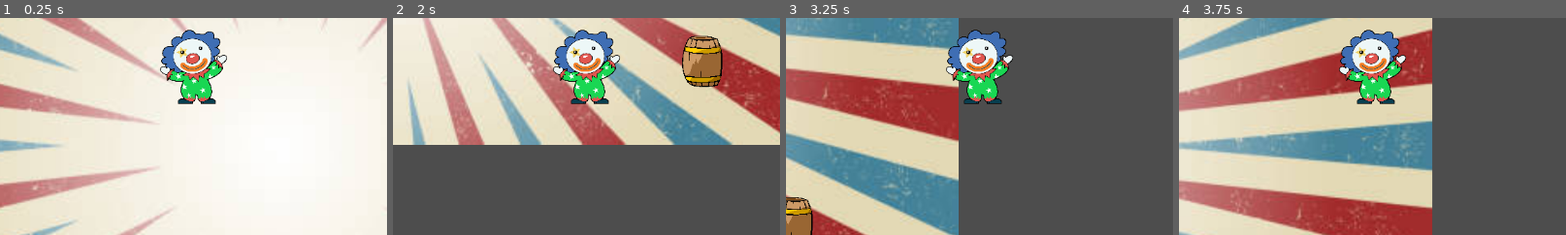
Above: before the commit, frames 1-4 (left to right).
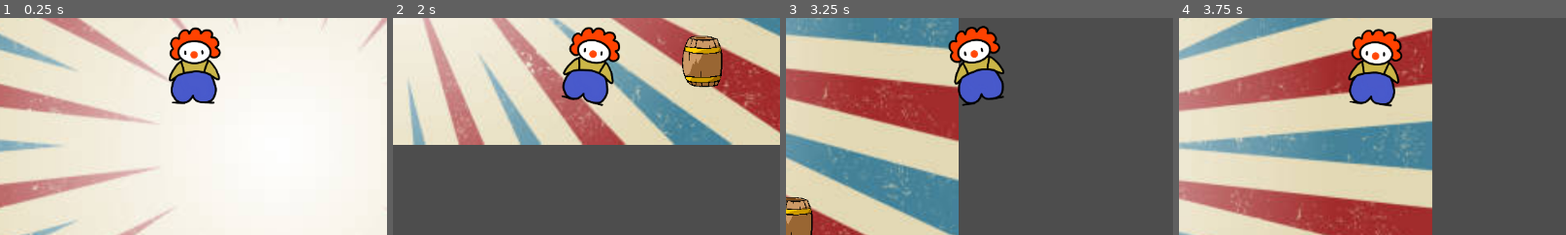
Above: after the commit, the same moments.

Repository: dillpret/ggj2024
Game: Godot game, scene res://scenes/game.tscn
Two runs of this game, one before a commit and one after it. Both use one fixed random seed, a clock stepped at 60 frames per second and the inputs below.
Inputs (mouse positions are % of the whole screen's width and height, from its top left):
- Up to frame 1 (0.25 s): no input
- Up to frame 2 (2 s): move the mouse to (72, 45) at 0.52 s; hold D (move_right) 0.53-1.28 s; click (72, 45) at 0.6 s; move the mouse to (30, 55) at 1.27 s; hold S (move_down) from 1.28 s (still down); click (30, 55) at 1.35 s
- Up to frame 3 (3.25 s): move the mouse to (60, 28) at 2.02 s; release S (move_down) at 2.03 s; hold D (move_right) 2.03-2.78 s; click (60, 28) at 2.1 s; move the mouse to (45, 70) at 2.77 s; hold W (move_up) from 2.78 s (still down); click (45, 70) at 2.85 s
- Up to frame 4 (3.75 s): move the mouse to (80, 65) at 3.52 s; release W (move_up) at 3.53 s; hold A (move_left) from 3.53 s (still down); click (80, 65) at 3.6 s
The pictures show only the part of the screen within x 25-75%, y 39-89%; the shares and areas given below are measured in that part.

The runs differ from the first frame. In frame 1, 4.1% of the frame differs, in the area x 41-59%, y 4-40%; in frame 2, 4.4%, in the area x 41-59%, y 4-41%; in frame 3, 4.3%; in frame 4, 4.3%.

Commit message:
added player animations

Diff:
--- a/entities/player/player.gd
+++ b/entities/player/player.gd
@@ -8,6 +8,11 @@
 	var direction = Input.get_vector("move_left", "move_right", "move_up", "move_down")
 	velocity = direction * move_speed
 	move_and_slide()
+
+	if velocity.length() > 0.0:
+		%PlayerVisuals.play_run_animation()
+	else:
+		%PlayerVisuals.play_idle_animation()
 
 func get_pie_velocity() -> Vector2:
 	var mouse_pos = get_global_mouse_position()
--- a/entities/player/player.tscn
+++ b/entities/player/player.tscn
@@ -1,27 +1,33 @@
-[gd_scene load_steps=5 format=3 uid="uid://b588fenf8ax6"]
+[gd_scene load_steps=6 format=3 uid="uid://b588fenf8ax6"]
 
 [ext_resource type="Texture2D" uid="uid://qcqa640ad6rk" path="res://assets/sprites/player/33-332282_clown-free-to-use-clipart-clown.png" id="1_f61eb"]
 [ext_resource type="Script" path="res://entities/player/player.gd" id="1_gitli"]
 [ext_resource type="PackedScene" uid="uid://cfqpkyk56s2dt" path="res://entities/projectiles/player_pie.tscn" id="2_jti0q"]
+[ext_resource type="PackedScene" uid="uid://b0ajvyjpjnown" path="res://entities/player/player_visuals.tscn" id="3_gv8w5"]
 
 [sub_resource type="CircleShape2D" id="CircleShape2D_0pctp"]
-radius = 20.025
+radius = 32.0
 
 [node name="Player" type="CharacterBody2D"]
 collision_layer = 2
 script = ExtResource("1_gitli")
 projectile = ExtResource("2_jti0q")
 
+[node name="PlayerVisuals" parent="." instance=ExtResource("3_gv8w5")]
+unique_name_in_owner = true
+scale = Vector2(0.388713, 0.388713)
+
 [node name="ThrowPoint" type="Marker2D" parent="."]
 unique_name_in_owner = true
 position = Vector2(44, -12)
 
 [node name="Sprite2D" type="Sprite2D" parent="."]
+visible = false
 scale = Vector2(0.134048, 0.134048)
 texture = ExtResource("1_f61eb")
 
 [node name="CollisionShape2D" type="CollisionShape2D" parent="."]
-position = Vector2(4, 37)
+position = Vector2(0, 39)
 shape = SubResource("CircleShape2D_0pctp")
 
 [node name="Camera2D" type="Camera2D" parent="."]
--- /dev/null
+++ b/entities/player/player_visuals.gd
@@ -0,0 +1,7 @@
+extends Node2D
+
+func play_run_animation():
+	%AnimationPlayer.play("run")
+
+func play_idle_animation():
+	%AnimationPlayer.play("idle")
--- /dev/null
+++ b/entities/player/player_visuals.tscn
@@ -0,0 +1,119 @@
+[gd_scene load_steps=8 format=3 uid="uid://b0ajvyjpjnown"]
+
+[ext_resource type="Texture2D" uid="uid://dtm7p0ywv8cd2" path="res://assets/sprites/player/player.png" id="1_h7eis"]
+[ext_resource type="Script" path="res://entities/player/player_visuals.gd" id="1_p0f7t"]
+
+[sub_resource type="Animation" id="Animation_wj3bp"]
+length = 0.001
+tracks/0/type = "value"
+tracks/0/imported = false
+tracks/0/enabled = true
+tracks/0/path = NodePath("AnimatedSprite2D:position")
+tracks/0/interp = 1
+tracks/0/loop_wrap = true
+tracks/0/keys = {
+"times": PackedFloat32Array(0),
+"transitions": PackedFloat32Array(1),
+"update": 0,
+"values": [Vector2(0, 0)]
+}
+tracks/1/type = "value"
+tracks/1/imported = false
+tracks/1/enabled = true
+tracks/1/path = NodePath("AnimatedSprite2D:rotation")
+tracks/1/interp = 1
+tracks/1/loop_wrap = true
+tracks/1/keys = {
+"times": PackedFloat32Array(0),
+"transitions": PackedFloat32Array(1),
+"update": 0,
+"values": [0.0]
+}
+
+[sub_resource type="Animation" id="Animation_sqxth"]
+resource_name = "idle"
+loop_mode = 1
+tracks/0/type = "value"
+tracks/0/imported = false
+tracks/0/enabled = true
+tracks/0/path = NodePath("AnimatedSprite2D:position")
+tracks/0/interp = 2
+tracks/0/loop_wrap = true
+tracks/0/keys = {
+"times": PackedFloat32Array(0, 0.2, 0.4, 1),
+"transitions": PackedFloat32Array(1, 1, 1, 1),
+"update": 0,
+"values": [Vector2(0, 0), Vector2(0, -8), Vector2(0, 0), Vector2(0, 0)]
+}
+tracks/1/type = "value"
+tracks/1/imported = false
+tracks/1/enabled = true
+tracks/1/path = NodePath("AnimatedSprite2D:rotation")
+tracks/1/interp = 2
+tracks/1/loop_wrap = true
+tracks/1/keys = {
+"times": PackedFloat32Array(0),
+"transitions": PackedFloat32Array(1),
+"update": 0,
+"values": [0.0]
+}
+
+[sub_resource type="Animation" id="Animation_a7b5d"]
+resource_name = "run"
+length = 0.8
+loop_mode = 1
+tracks/0/type = "value"
+tracks/0/imported = false
+tracks/0/enabled = true
+tracks/0/path = NodePath("AnimatedSprite2D:position")
+tracks/0/interp = 2
+tracks/0/loop_wrap = true
+tracks/0/keys = {
+"times": PackedFloat32Array(0, 0.2, 0.4, 0.6),
+"transitions": PackedFloat32Array(1, 1, 1, 1),
+"update": 0,
+"values": [Vector2(0, 0), Vector2(-15, -12), Vector2(0, 0), Vector2(15, -12)]
+}
+tracks/1/type = "value"
+tracks/1/imported = false
+tracks/1/enabled = true
+tracks/1/path = NodePath("AnimatedSprite2D:rotation")
+tracks/1/interp = 2
+tracks/1/loop_wrap = true
+tracks/1/keys = {
+"times": PackedFloat32Array(0, 0.2, 0.4, 0.6),
+"transitions": PackedFloat32Array(1, 1, 1, 1),
+"update": 0,
+"values": [0.0, -0.212309, 0.0, 0.21293]
+}
+
+[sub_resource type="AnimationLibrary" id="AnimationLibrary_tjj3t"]
+_data = {
+"RESET": SubResource("Animation_wj3bp"),
+"idle": SubResource("Animation_sqxth"),
+"run": SubResource("Animation_a7b5d")
+}
+
+[sub_resource type="SpriteFrames" id="SpriteFrames_vgq1d"]
+animations = [{
+"frames": [{
+"duration": 1.0,
+"texture": ExtResource("1_h7eis")
+}],
+"loop": true,
+"name": &"default",
+"speed": 5.0
+}]
+
+[node name="PlayerVisuals" type="Node2D"]
+script = ExtResource("1_p0f7t")
+
+[node name="AnimationPlayer" type="AnimationPlayer" parent="."]
+unique_name_in_owner = true
+libraries = {
+"": SubResource("AnimationLibrary_tjj3t")
+}
+
+[node name="AnimatedSprite2D" type="AnimatedSprite2D" parent="."]
+sprite_frames = SubResource("SpriteFrames_vgq1d")
+frame_progress = 0.579847
Not shown, added: assets/sprites/enemies/enemy.png.import
Not shown, added: assets/sprites/environment/podium.png.import
Not shown, added: assets/sprites/player/player.png.import
Not shown, added: assets/sprites/projectiles/pie.png.import
